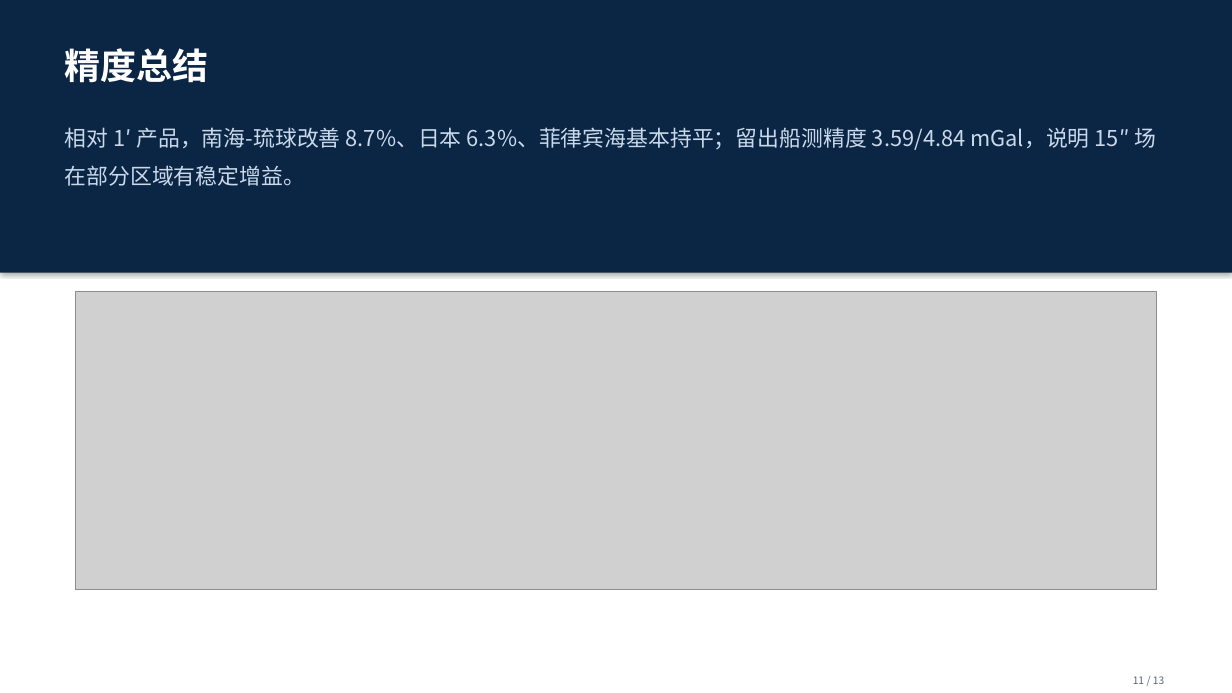
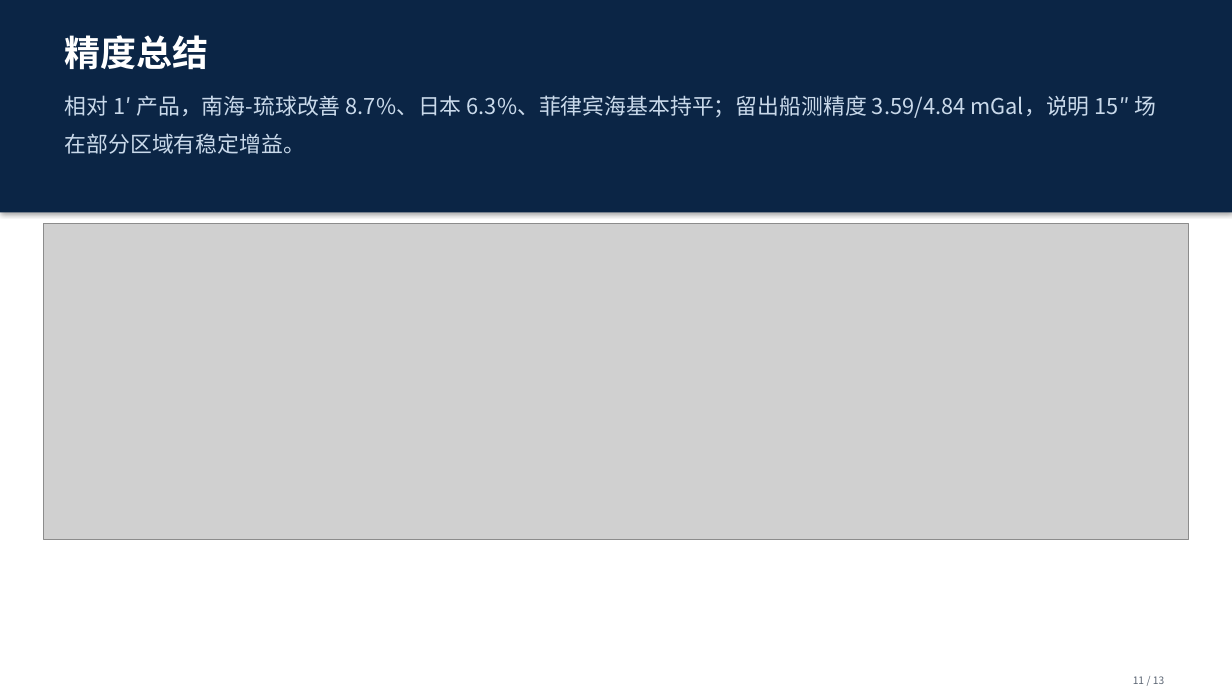
Before and after one commit to shuyunkai/kalman_gravity, a slide deck: slide 11 of ppt/汇报_新结构_13页.pptx. Drawn at 1232x693 pixels with LibreOffice and Linux fonts; fonts in the diff are those of the drawing; grey boxes stand for pictures. Boxes give left, top, right and bottom in pixels: in the first picture for what was removed or moved away, otherwise in the second. Text is boxed around its words. In the diff, an @@ line names an element or a change of style, - is before the commit and + after.

```diff
--- a/ppt/汇报_新结构_13页.pptx
+++ b/ppt/汇报_新结构_13页.pptx
@@ rectangle: place and size @@
-rectangle at box(0, 0, 1232, 273)
+rectangle at box(0, 0, 1232, 213)
@@ text "精度总结": place and size @@
-text "精度总结" at box(65, 48, 209, 83)
+text "精度总结" at box(65, 35, 209, 70)
@@ text "相对 1′ 产品，南海-琉球改善 8.7%、日本 6.3%、菲律宾海基本持平；留出船测精度 ...": place and size @@
-text "相对 1′ 产品，南海-琉球改善 8.7%、日本 6.3%、菲律宾海基本持平；留出船测精度 ..." at box(65, 127, 1156, 186)
+text "相对 1′ 产品，南海-琉球改善 8.7%、日本 6.3%、菲律宾海基本持平；留出船测精度 ..." at box(65, 95, 1156, 154)
@@ picture: place and size @@
-picture at box(76, 292, 1157, 590)
+picture at box(43, 224, 1189, 539)
```
Also in this commit, not shown: 12 other slides changed, 3 other files.
